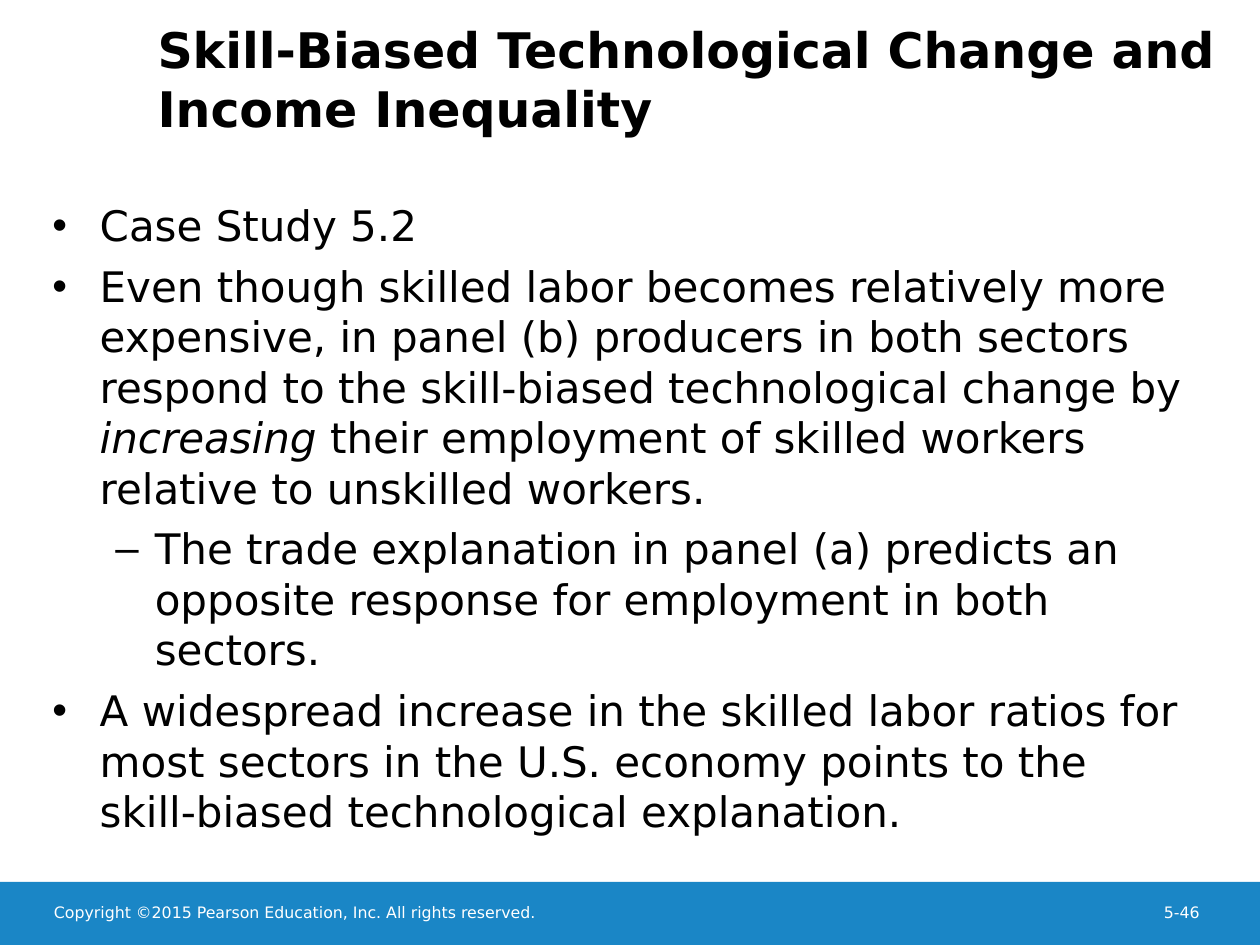
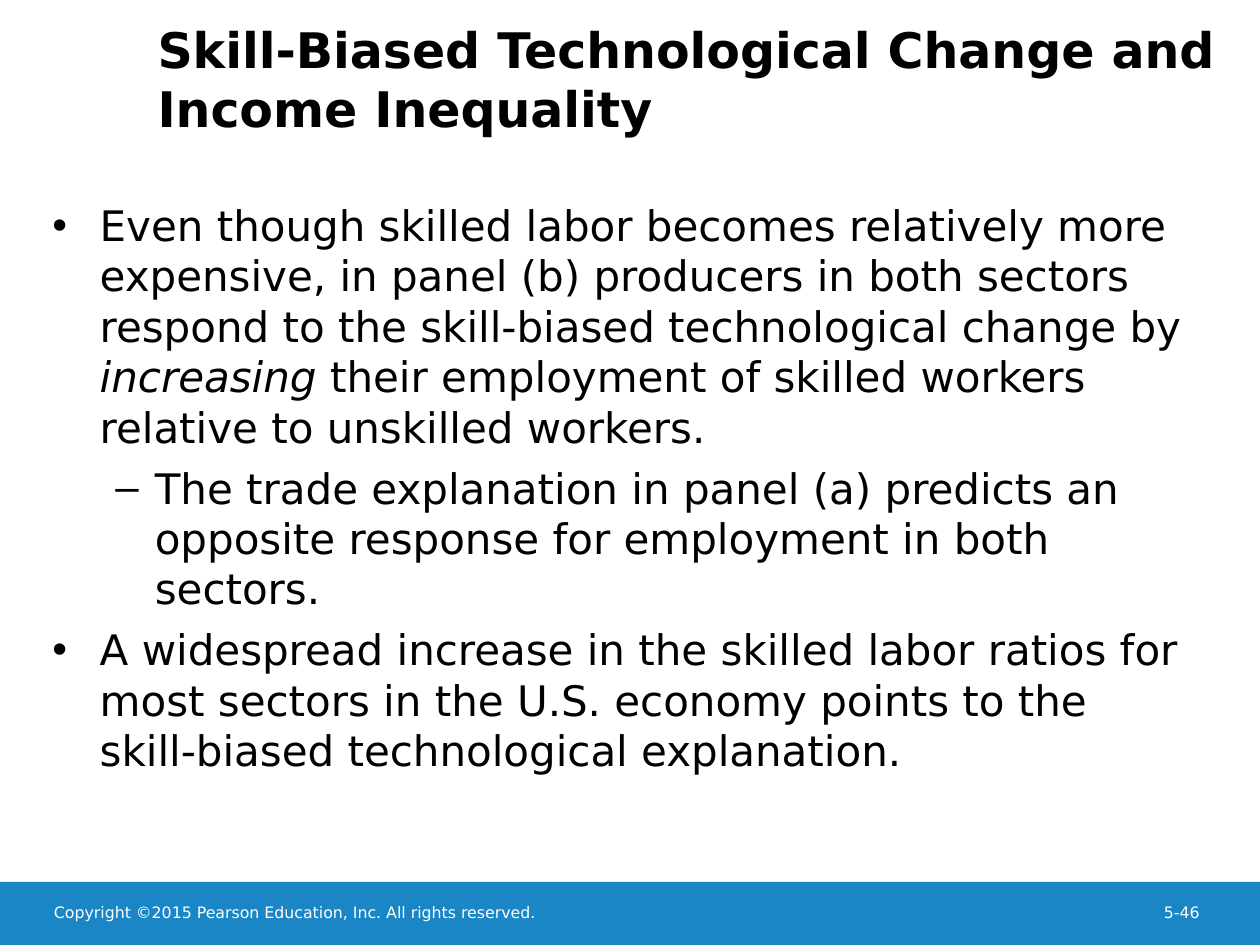
Before and after one commit to hehemin/bayeswhu.github.io, a slide deck: slide 46 of teaching/trade/C05_Krugman425789_10e.ppt. Drawn at 1260x945 pixels with LibreOffice and Linux fonts; fonts in the diff are those of the drawing; background and template pictures are left out. Boxes give left, top, right and bottom in pixels: in the first picture for what was removed or moved away, otherwise in the second. Text is boxed around its words. In the diff, an @@ line names an element or a change of style, - is before the commit and + after.

```diff
--- a/teaching/trade/C05_Krugman425789_10e.ppt
+++ b/teaching/trade/C05_Krugman425789_10e.ppt
@@ text at box(100, 209, 417, 250): paragraph removed @@
-• Case Study 5.2
```
Also in this commit, not shown: 1 other slide changed, 5 other files.
